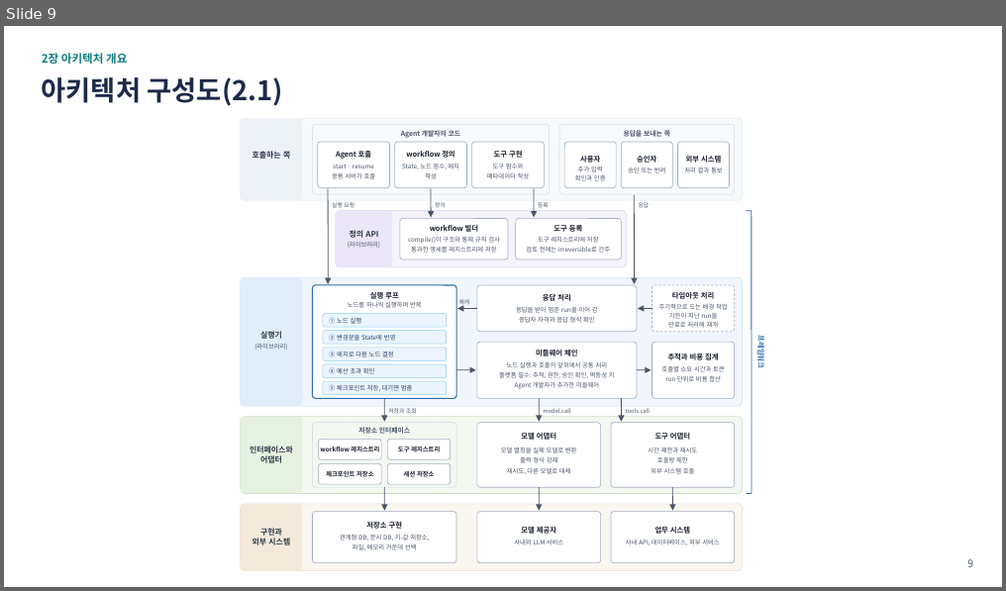
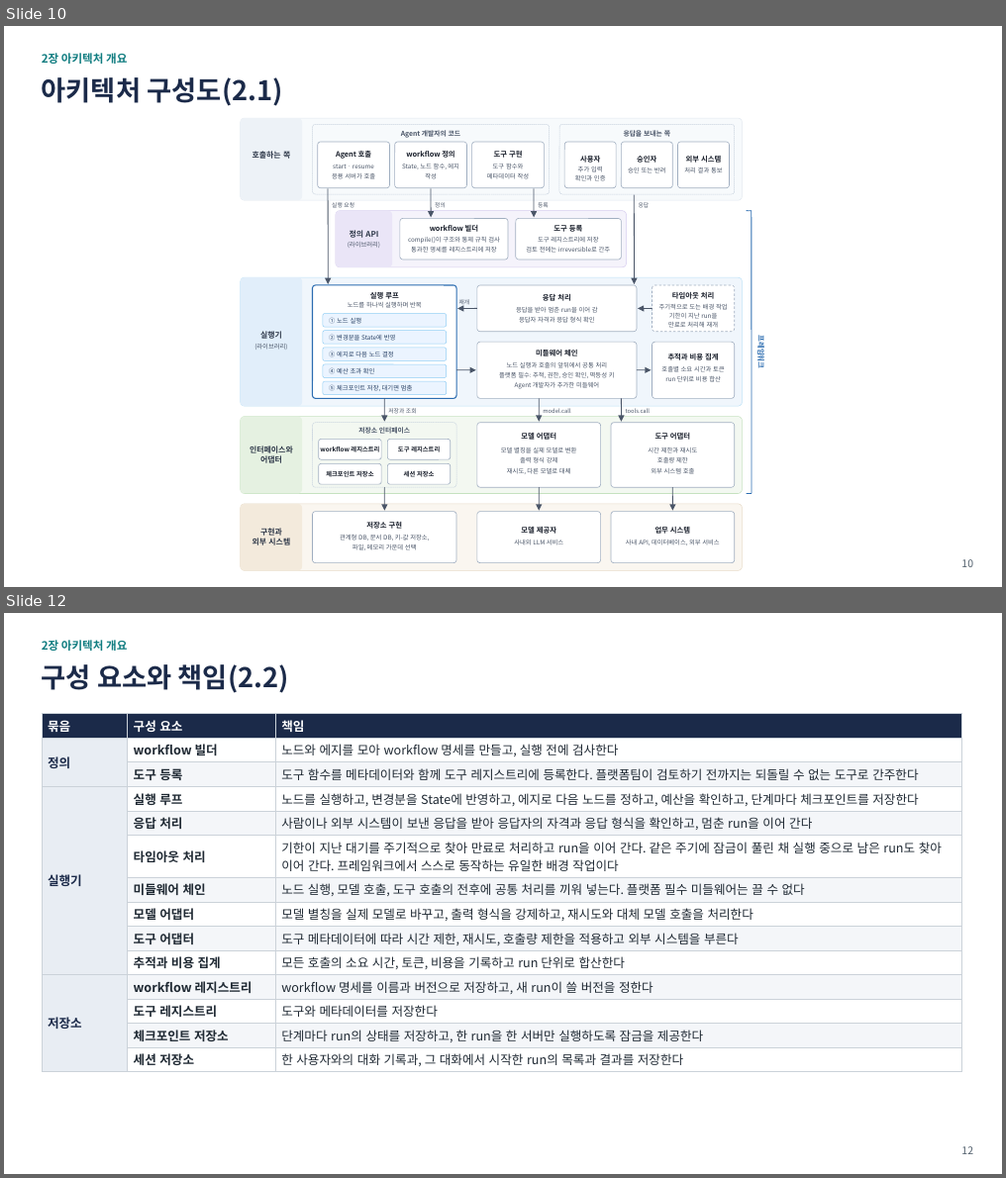
Before and after one commit to iwindfree/windfree-blog, a slide deck: public/files/ai-agent-workflow-framework/AI_Agent_Workflow_Framework_Summary.pptx. Shown one above the other, each under a label of ours: slide 9 before the commit, slides 10 and 12 after it; the slides between them are not shown. The pictures are 1006x591 and 1006x1178 pixels, drawn with LibreOffice and Linux fonts; fonts in the diff are those of the drawing. Boxes give left, top, right and bottom in pixels: in the first picture for what was removed or moved away, otherwise in the second. Text is boxed around its words. In the diff, an @@ line names an element or a change of style, - is before the commit and + after.

```diff
--- a/public/files/ai-agent-workflow-framework/AI_Agent_Workflow_Framework_Summary.pptx
+++ b/public/files/ai-agent-workflow-framework/AI_Agent_Workflow_Framework_Summary.pptx
@@ slide 12 added at box(4, 613, 1002, 1174), background #FFFFFF @@
@@ text added at box(42, 640, 127, 651), 11 pt, text #0F7C80, bold @@
+2장 아키텍처 개요
@@ text added at box(42, 664, 289, 693), 26 pt, text #1B2A49, bold @@
+구성 요소와 책임(2.2)
@@ table added at box(42, 713, 962, 1070), 14 rows, 3 columns @@
+묶음 | 구성 요소 | 책임
+정의 | workflow 빌더 | 노드와 에지를 모아 workflow 명세를 만들고, 실행 전에 검사한다
+ | 도구 등록 | 도구 함수를 메타데이터와 함께 도구 레지스트리에 등록한다. 플랫폼팀이 검토하기 전까지는 되돌릴 수 없는 도구로 간주한다
+실행기 | 실행 루프 | 노드를 실행하고, 변경분을 State에 반영하고, 에지로 다음 노드를 정하고, 예산을 확인하고, 단계마다 체크포인트를 저장한다
+ | 응답 처리 | 사람이나 외부 시스템이 보낸 응답을 받아 응답자의 자격과 응답 형식을 확인하고, 멈춘 run을 이어 간다
+ | 타임아웃 처리 | 기한이 지난 대기를 주기적으로 찾아 만료로 처리하고 run을 이어 간다. 같은 주기에 잠금이 풀린 채 실행 중으로 남은 run도 찾아 이어 간다. 프레임워크에서 스스로 동작하는 유일한 배경 작업이다
+ | 미들웨어 체인 | 노드 실행, 모델 호출, 도구 호출의 전후에 공통 처리를 끼워 넣는다. 플랫폼 필수 미들웨어는 끌 수 없다
+ | 모델 어댑터 | 모델 별칭을 실제 모델로 바꾸고, 출력 형식을 강제하고, 재시도와 대체 모델 호출을 처리한다
+ | 도구 어댑터 | 도구 메타데이터에 따라 시간 제한, 재시도, 호출량 제한을 적용하고 외부 시스템을 부른다
+ | 추적과 비용 집계 | 모든 호출의 소요 시간, 토큰, 비용을 기록하고 run 단위로 합산한다
+저장소 | workflow 레지스트리 | workflow 명세를 이름과 버전으로 저장하고, 새 run이 쓸 버전을 정한다
+ | 도구 레지스트리 | 도구와 메타데이터를 저장한다
+ | 체크포인트 저장소 | 단계마다 run의 상태를 저장하고, 한 run을 한 서버만 실행하도록 잠금을 제공한다
+ | 세션 저장소 | 한 사용자와의 대화 기록과, 그 대화에서 시작한 run의 목록과 결과를 저장한다
@@ page number added at box(961, 1147, 973, 1155), 10 pt, text #52606D @@
+12
@@ what was slide 9 is now slide 10 @@
@@ page number at box(961, 560, 973, 568): text changed @@
-9
+10
```
Also in this commit, not shown: 4 slides changed, 1 other slide added, 1 other file.
